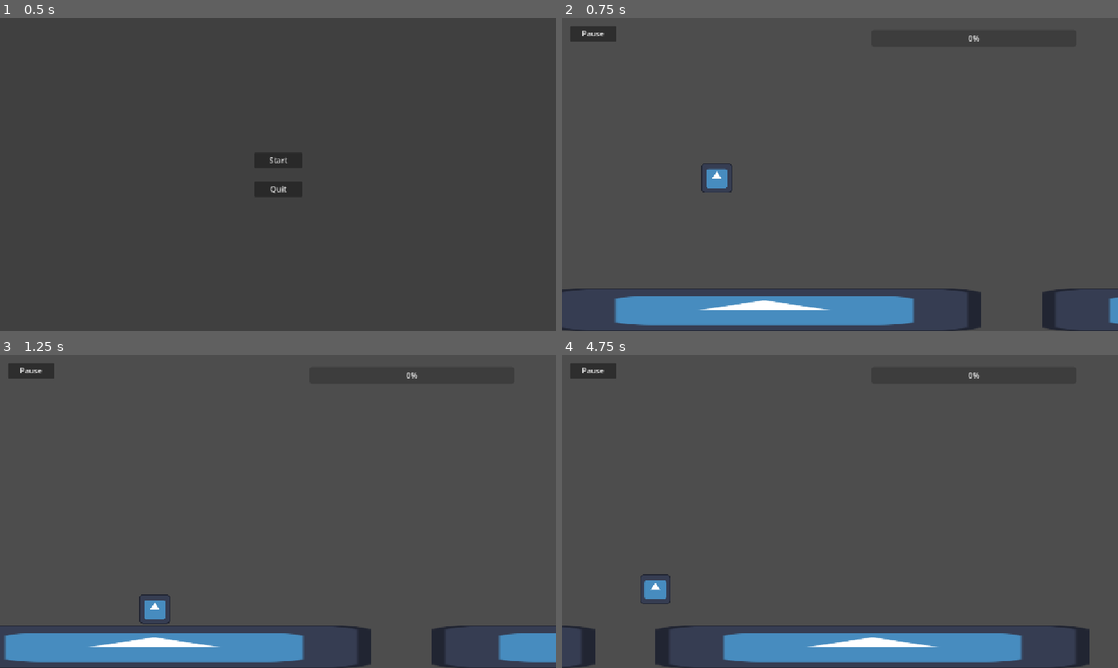
Above: before the commit, frames 1-4 (two rows, left to right).
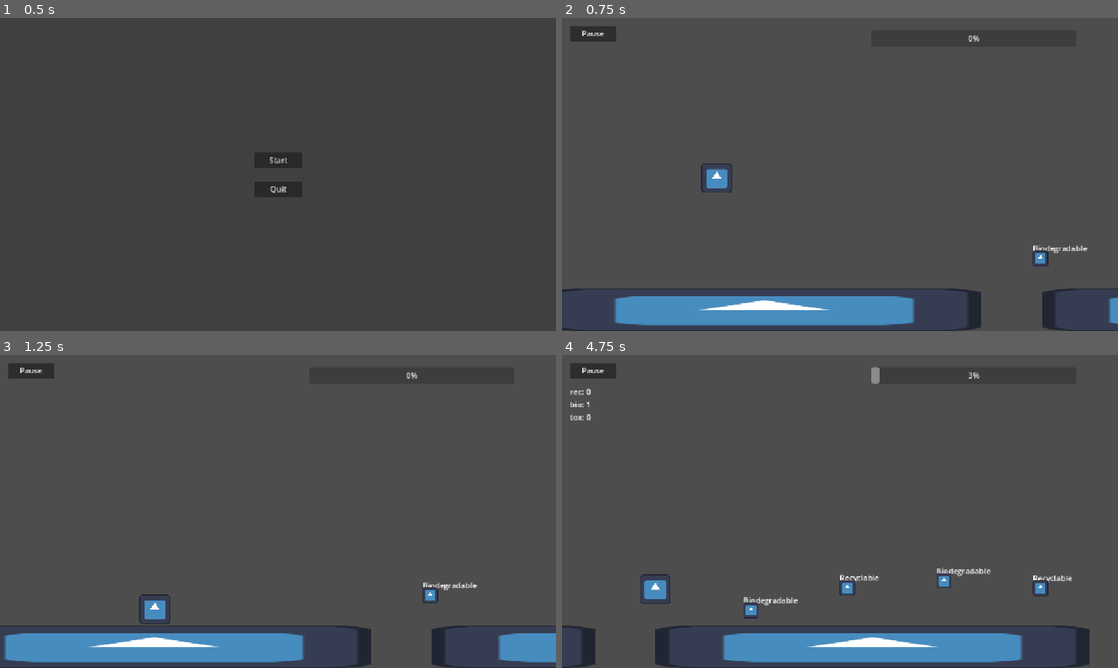
Above: after the commit, the same moments.

Repository: wends05/trash-trek
Game: Godot game, scene res://scenes/MainMenu.tscn
Two runs of this game, one before a commit and one after it. Both use one fixed random seed, a clock stepped at 60 frames per second and the inputs below. The engine's default icon, where the game draws it, is replaced by a stand-in: a white triangle on a blue panel in a dark square.
Inputs:
- Up to frame 1 (0.5 s): no input
- Up to frame 2 (0.75 s): click "Start" at 0.5 s
- Up to frame 3 (1.25 s): no input
- Up to frame 4 (4.75 s): tap Enter (ui_accept) at 1.25, 1.52, 2.27, 3.77, 4.52 s

Frame 1 is identical in both runs. In frame 2, 0.2% of the frame differs, in the area x 84-95%, y 72-80%; in frame 3, 0.2%; in frame 4, 0.9%, in the area x 1-92%, y 3-85%.
Error before the commit: Parse Error: Could not find type "Main" in the current scope. (res://scripts/trash.gd:6)

Commit message:
fixed trash remover and spawner

Diff:
--- a/scenes/Main.tscn
+++ b/scenes/Main.tscn
@@ -30,6 +30,9 @@
 [node name="TerrainManager" type="Node2D" parent="."]
 script = ExtResource("4_vcsgt")
 
+[node name="TrashSpawner" parent="." node_paths=PackedStringArray("terrain_manager") instance=ExtResource("5_vcsgt")]
+terrain_manager = NodePath("../TerrainManager")
+
 [node name="Scaffolding" type="StaticBody2D" parent="."]
 collision_layer = 2
 collision_mask = 0
@@ -38,11 +41,10 @@
 position = Vector2(573.25, 614)
 shape = SubResource("RectangleShape2D_nbc6x")
 
-[node name="TrashSpawner" parent="." node_paths=PackedStringArray("main") instance=ExtResource("5_vcsgt")]
-main = NodePath("..")
-
 [node name="TrashRemover" type="Area2D" parent="."]
-position = Vector2(-24, 520)
+position = Vector2(40, 520)
+collision_layer = 0
+collision_mask = 4
 script = ExtResource("6_c01mt")
 
 [node name="CollisionShape2D" type="CollisionShape2D" parent="TrashRemover"]
--- a/scenes/terrain_manager.gd
+++ b/scenes/terrain_manager.gd
@@ -1,4 +1,6 @@
 extends Node2D
+
+class_name TerrainManager
 
 @export var speed: float = 200
 @export var terrain_width: int = 1024
--- a/scripts/game.gd
+++ b/scripts/game.gd
@@ -11,7 +11,11 @@
 var collected_recyclable = 0
 var collected_toxic_waste = 0
 
+"""
+Todo: fix when full energy
+"""
 func add_energy(energy_bar: EnergyBar, amount: float) -> void:
+
 	var energy_value = energy_bar.value
 	energy_value = clamp(energy_value + amount, 0, 100)
 	energy_bar.value = lerp(energy_bar.value, energy_value, 1)
--- a/scripts/trash.gd
+++ b/scripts/trash.gd
@@ -3,20 +3,17 @@
 class_name Trash
 
 @export var type: Utils.TrashType = Utils.TrashType.Recyclable
-@export var main: Main
+@export var terrain_manager: TerrainManager
 
 @onready var area = $Area
 
 func _ready() -> void:
 	add_to_group("Trash")
 
-	if not main:
-		main = get_tree().get_root().get_node("Main")
-
 	$Label.text = "%s" % Utils.get_enum_name(Utils.TrashType, type)
 
 func _physics_process(delta: float) -> void:
-	position.x -= main.speed * delta
+	position.x -= terrain_manager.speed * delta
 
 func remove():
 	queue_free()
--- a/scripts/trash_remover.gd
+++ b/scripts/trash_remover.gd
@@ -5,4 +5,5 @@
 func _on_area_entered(area: Area2D) -> void:
 	if area.get_parent() is Trash:
 		var trash : Trash = area.get_parent()
+		print_debug("Removing trash")
 		trash.remove()
--- a/scripts/trash_spawner.gd
+++ b/scripts/trash_spawner.gd
@@ -2,15 +2,15 @@
 
 class_name TrashSpawner
 
-@export var main: Main
+@export var terrain_manager: TerrainManager
 @onready var timer: Timer = $Timer
 
 func create_trash():
 	var random_item = randi_range(1, 9)
 	var trash = preload("res://scenes/trash.tscn").instantiate()
-	trash.global_position.x = main.terrain_width
+	trash.global_position.x = terrain_manager.terrain_width
 	trash.global_position.y = randi_range(448, 584)
-
+	trash.terrain_manager = terrain_manager
 	var randtype = randi_range(0, 2)
 
 	trash.type = randtype
Not shown: 1 places in scenes/Main.tscn that only renumber resources
